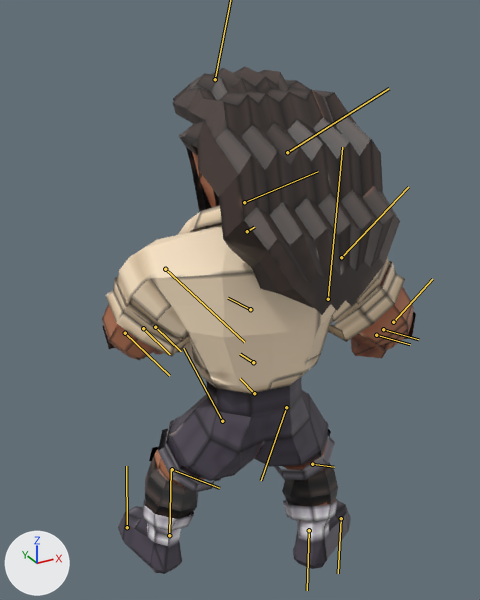
The FBX model Assets/3d/Son/Animations/Son_Hit.fbx as it was, and as the next commit left it.
Both versions are drawn from a 50 mm camera at (-0.0214, -0.0386, 0.043) aimed at (0.0022, 0.0043, 0.0215). The lights are fixed; the arrows at lower left show +X, +Y and +Z. Both versions are drawn at frame 103 of the action 'Take 001'; the numbers are the values there. The bones that bend it are drawn over the model as lines.

Names of what the first picture shows: 'Face', 'Left_Arm_Hair', 'Left_Collar', 'Left_Collar_Knee', 'Left_Collar_Leg', 'Left_Knee_Hair', 'Right_Arm_Hair', 'Right_Collar', 'Right_Collar_Knee', 'Right_Collar_Leg', 'Son_Mesh'.
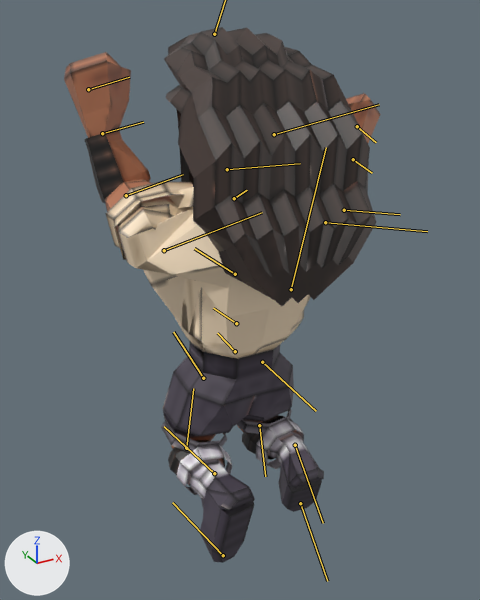
Edits to the scene script, one JSON object a line:
```json
{"block": "bone_pasted__hips", "where": "bone_pasted__hips = bpy.data.objects['nurbsCircle1'].pose.bones['pasted__Hips']"}
{"op": "set", "path": "bone_pasted__hips.location", "old": "(-0.18, 0.0, -0.1)", "new": "(0.03, 0.32, -0.1)"}
{"op": "set", "path": "bone_pasted__hips.rotation_quaternion", "old": "(0.996, -0.066, 0.005, 0.058)", "new": "(0.999, 0.0, 0.0, -0.051)", "note": "degrees (-8, 1, 7) -> degrees (0, 0, -6)"}
{"block": "bone_pasted__spine1", "where": "bone_pasted__spine1 = bpy.data.objects['nurbsCircle1'].pose.bones['pasted__Spine1']  # child of 'pasted__Hips'"}
{"op": "set", "path": "bone_pasted__spine1.rotation_quaternion", "old": "(0.993, -0.054, 0.023, 0.106)", "new": "(0.996, 0.0, 0.0, 0.086)", "note": "degrees (-6, 3, 12) -> degrees (0, 0, 10)"}
{"block": "bone_pasted__neck", "where": "bone_pasted__neck = bpy.data.objects['nurbsCircle1'].pose.bones['pasted__Neck']  # child of 'pasted__Spine2'"}
{"op": "set", "path": "bone_pasted__neck.rotation_quaternion", "old": "(1.0, 0.0, 0.0, 0.0)", "new": "(0.988, 0.0, 0.0, -0.157)", "note": "degrees (0, 0, 0) -> degrees (0, 0, -18)"}
{"block": "bone_pasted__head", "where": "bone_pasted__head = bpy.data.objects['nurbsCircle1'].pose.bones['pasted__Head']  # child of 'pasted__Neck'"}
{"op": "set", "path": "bone_pasted__head.rotation_quaternion", "old": "(0.988, 0.136, 0.08, 0.003)", "new": "(0.991, 0.013, -0.01, 0.135)", "note": "degrees (16, 9, 2) -> degrees (1, -1, 16)"}
{"block": "bone_pasted__rightshoulder", "where": "bone_pasted__rightshoulder = bpy.data.objects['nurbsCircle1'].pose.bones['pasted__RightShoulder']  # child of 'pasted__Spine2'"}
{"op": "set", "path": "bone_pasted__rightshoulder.rotation_quaternion", "old": "(0.905, 0.057, 0.101, -0.409)", "new": "(0.658, 0.661, 0.217, -0.289)", "note": "degrees (1, 13, -48) -> degrees (87, 42, -7)"}
{"block": "bone_pasted__rightelbow", "where": "bone_pasted__rightelbow = bpy.data.objects['nurbsCircle1'].pose.bones['pasted__RightElbow']  # child of 'pasted__RightShoulder'"}
{"op": "set", "path": "bone_pasted__rightelbow.rotation_quaternion", "old": "(0.887, 0.0, 0.463, 0.0)", "new": "(0.859, 0.0, 0.511, 0.0)", "note": "degrees (0, 55, 0) -> degrees (0, 62, 0)"}
{"block": "bone_pasted__leftshoulder", "where": "bone_pasted__leftshoulder = bpy.data.objects['nurbsCircle1'].pose.bones['pasted__LeftShoulder']  # child of 'pasted__Spine2'"}
{"op": "set", "path": "bone_pasted__leftshoulder.rotation_quaternion", "old": "(0.826, -0.007, 0.408, -0.389)", "new": "(0.325, 0.625, 0.525, -0.478)", "note": "degrees (-26, 42, -61) -> degrees (16, 110, -89)"}
{"block": "bone_pasted__leftelbow", "where": "bone_pasted__leftelbow = bpy.data.objects['nurbsCircle1'].pose.bones['pasted__LeftElbow']  # child of 'pasted__LeftShoulder'"}
{"op": "set", "path": "bone_pasted__leftelbow.rotation_quaternion", "old": "(0.869, 0.0, 0.495, 0.0)", "new": "(0.861, 0.0, 0.508, 0.0)", "note": "degrees (0, 59, 0) -> degrees (0, 61, 0)"}
{"block": "bone_pasted__leftleg", "where": "bone_pasted__leftleg = bpy.data.objects['nurbsCircle1'].pose.bones['pasted__LeftLeg']  # child of 'pasted__Hips'"}
{"op": "set", "path": "bone_pasted__leftleg.rotation_quaternion", "old": "(0.925, -0.155, 0.217, 0.272)", "new": "(0.995, 0.034, 0.093, -0.008)", "note": "degrees (-11, 29, 30) -> degrees (4, 11, -1)"}
{"block": "bone_pasted__leftknee", "where": "bone_pasted__leftknee = bpy.data.objects['nurbsCircle1'].pose.bones['pasted__LeftKnee']  # child of 'pasted__LeftLeg'"}
{"op": "set", "path": "bone_pasted__leftknee.rotation_quaternion", "old": "(0.967, 0.0, 0.0, 0.253)", "new": "(0.717, 0.0, 0.0, 0.697)", "note": "degrees (0, 0, 29) -> degrees (0, 0, 88)"}
{"block": "bone_pasted__rightleg", "where": "bone_pasted__rightleg = bpy.data.objects['nurbsCircle1'].pose.bones['pasted__RightLeg']  # child of 'pasted__Hips'"}
{"op": "set", "path": "bone_pasted__rightleg.rotation_quaternion", "old": "(0.91, -0.359, 0.168, 0.123)", "new": "(0.999, 0.04, 0.027, -0.005)", "note": "degrees (-42, 23, 6) -> degrees (5, 3, 0)"}
{"block": "bone_pasted__rightknee", "where": "bone_pasted__rightknee = bpy.data.objects['nurbsCircle1'].pose.bones['pasted__RightKnee']  # child of 'pasted__RightLeg'"}
{"op": "set", "path": "bone_pasted__rightknee.rotation_quaternion", "old": "(0.942, 0.0, 0.0, 0.337)", "new": "(0.708, 0.0, 0.0, 0.707)", "note": "degrees (0, 0, 39) -> degrees (0, 0, 90)"}
```

Pixel boxes [x1, y1, x2, y2] of what changed, in the pictures (480 x 600 px):
```json
{"object": "Son_Mesh", "change": "posed", "before": [102, 66, 414, 574], "after": [64, 27, 381, 563]}
{"object": "Left_Collar", "change": "posed", "before": [105, 276, 189, 357], "after": [106, 181, 193, 260]}
{"object": "Right_Collar", "change": "posed", "before": [328, 261, 405, 342], "on screen": "not visible afterwards"}
{"object": "Right_Collar_Knee", "change": "posed", "before": [283, 499, 338, 521], "after": [256, 419, 304, 469]}
{"object": "Left_Collar_Leg", "change": "posed", "before": [158, 420, 221, 493], "after": [161, 414, 227, 453]}
{"object": "Left_Collar_Knee", "change": "posed", "before": [143, 500, 194, 531], "after": [176, 445, 232, 495]}
{"object": "Left_Arm_Hair", "change": "posed", "before": [102, 325, 115, 349], "after": [84, 133, 123, 203]}
{"object": "Right_Collar_Leg", "change": "posed", "before": [274, 429, 335, 480], "after": [237, 409, 292, 434]}
{"object": "Face", "change": "posed", "before": [186, 147, 212, 212], "after": [176, 109, 194, 187]}
{"object": "Right_Arm_Hair", "change": "posed", "before": [404, 312, 416, 339], "after": [366, 162, 369, 194]}
{"object": "Left_Knee_Hair", "change": "posed", "before": [149, 447, 159, 461], "on screen": "not visible afterwards"}
{"bone": "pasted__Hips", "before": "(254, 393) to (240, 378)", "after": "(235, 351) to (217, 333)"}
{"bone": "pasted__Spine1", "before": "(253, 362) to (240, 354)", "after": "(236, 323) to (213, 308)"}
{"bone": "pasted__Neck", "before": "(247, 231) to (254, 227)", "after": "(234, 198) to (247, 190)"}
{"bone": "pasted__Head", "before": "(244, 202) to (318, 171)", "after": "(227, 169) to (300, 163)"}
{"bone": "pasted__RightShoulder", "before": "(341, 257) to (408, 187)", "after": "(325, 222) to (427, 231)"}
{"bone": "pasted__RightElbow", "before": "(393, 322) to (432, 279)", "after": "(344, 210) to (400, 214)"}
{"bone": "pasted__LeftShoulder", "before": "(165, 269) to (244, 342)", "after": "(164, 250) to (262, 212)"}
{"bone": "pasted__LeftElbow", "before": "(125, 333) to (169, 375)", "after": "(126, 195) to (183, 174)"}
{"bone": "pasted__LeftLeg", "before": "(222, 421) to (183, 348)", "after": "(203, 378) to (173, 332)"}
{"bone": "pasted__LeftKnee", "before": "(172, 469) to (219, 488)", "after": "(186, 448) to (193, 388)"}
{"bone": "pasted__RightLeg", "before": "(286, 407) to (261, 480)", "after": "(262, 362) to (316, 411)"}
{"bone": "pasted__RightKnee", "before": "(312, 464) to (334, 467)", "after": "(259, 425) to (265, 476)"}
```
